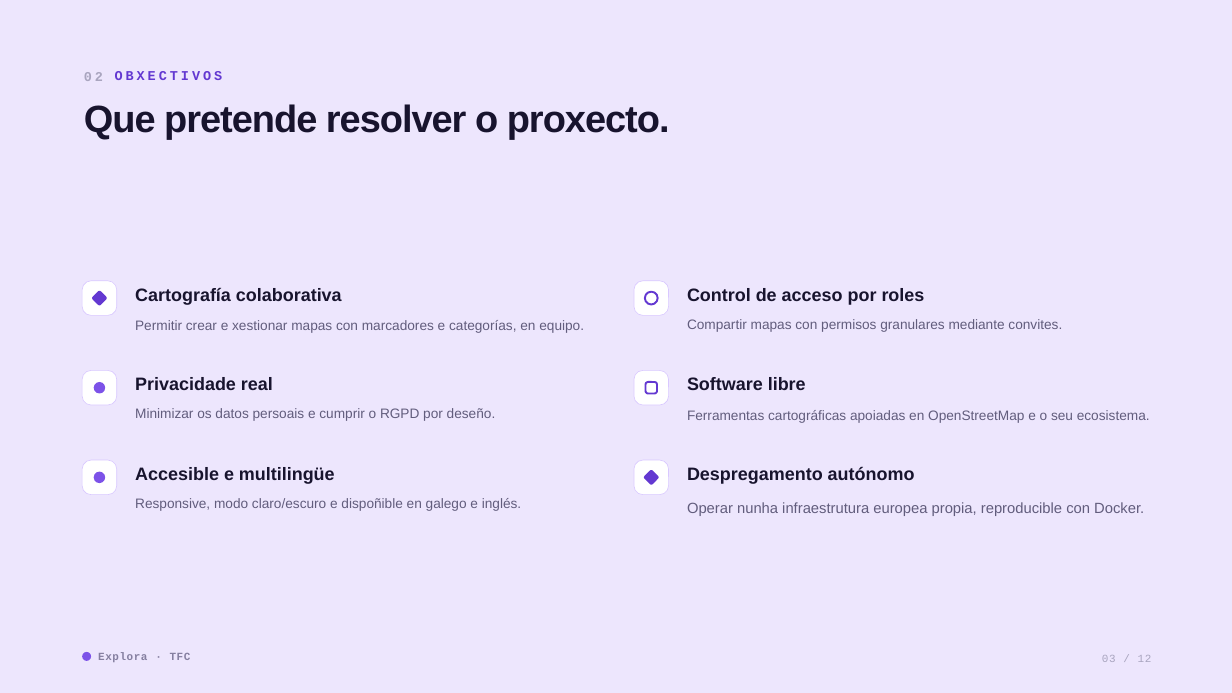
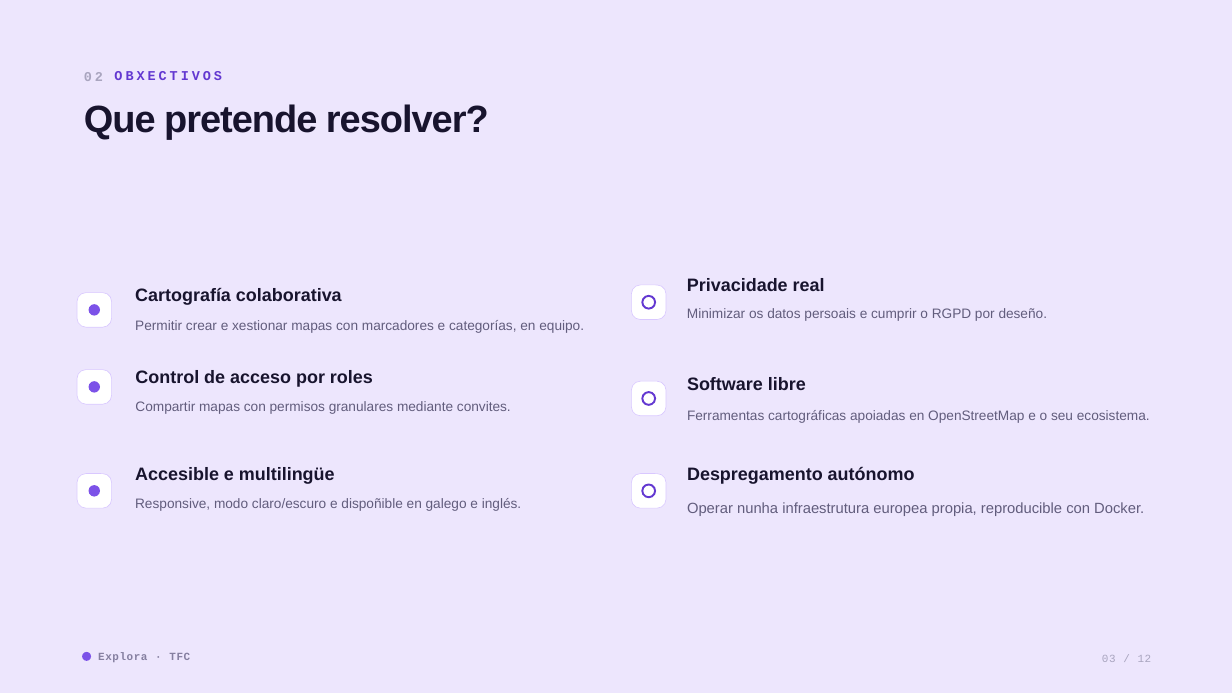
Before and after one commit to explora-map/docs, a slide deck: slide 3 of presentacion/presentacion.odp. Drawn at 1232x693 pixels with LibreOffice and Linux fonts; fonts in the diff are those of the drawing. Boxes give left, top, right and bottom in pixels: in the first picture for what was removed or moved away, otherwise in the second. Text is boxed around its words. In the diff, an @@ line names an element or a change of style, - is before the commit and + after.

```diff
--- a/presentacion/presentacion.odp
+++ b/presentacion/presentacion.odp
@@ text at [84, 104, 489, 139]: text changed @@
-Que pretende resolver o proxecto.
+Que pretende resolver?
@@ rounded rectangle removed at [91, 290, 108, 307] @@
@@ rounded rectangle: place and size @@
-rounded rectangle at [634, 281, 668, 315]
+rounded rectangle at [631, 285, 666, 320]
@@ ellipse: place and size @@
-ellipse at [645, 292, 658, 305]
+ellipse at [642, 296, 655, 309]
@@ text "Privacidade real": place and size @@
-text "Privacidade real" at [135, 377, 273, 390]
+text "Privacidade real" at [687, 278, 825, 291]
@@ text "Minimizar os datos persoais e ...": place and size @@
-text "Minimizar os datos persoais e ..." at [135, 408, 496, 421]
+text "Minimizar os datos persoais e ..." at [687, 308, 1048, 321]
@@ ellipse added at [89, 304, 100, 316], fill #7C52E8 @@
@@ rounded rectangle: place and size @@
-rounded rectangle at [82, 370, 116, 405]
+rounded rectangle at [77, 370, 111, 404]
@@ ellipse: place and size @@
-ellipse at [94, 382, 105, 394]
+ellipse at [89, 381, 100, 393]
@@ text "Control de acceso por roles": place and size @@
-text "Control de acceso por roles" at [687, 288, 925, 305]
+text "Control de acceso por roles" at [135, 370, 373, 387]
@@ text "Compartir mapas con permisos granulares ...": place and size @@
-text "Compartir mapas con permisos granulares ..." at [687, 319, 1062, 332]
+text "Compartir mapas con permisos granulares ..." at [135, 401, 511, 414]
@@ 2 rounded rectangles, 1 ellipse: place and size @@
-2 rounded rectangles, 1 ellipse at [82, 281, 668, 405]
+2 rounded rectangles, 1 ellipse at [77, 293, 666, 416]
@@ ellipse at [642, 392, 655, 405]: rounded rectangle to ellipse @@
@@ 2 rounded rectangles, 1 ellipse: place and size @@
-2 rounded rectangles, 1 ellipse at [82, 460, 668, 495]
+2 rounded rectangles, 1 ellipse at [77, 474, 666, 508]
@@ rounded rectangle removed at [643, 469, 660, 486] @@
@@ ellipse added at [642, 484, 655, 497], outline #6338D1 2.24 pt @@
```
Also in this commit, not shown: 10 other slides changed, 1 slide removed, 1 other file.
